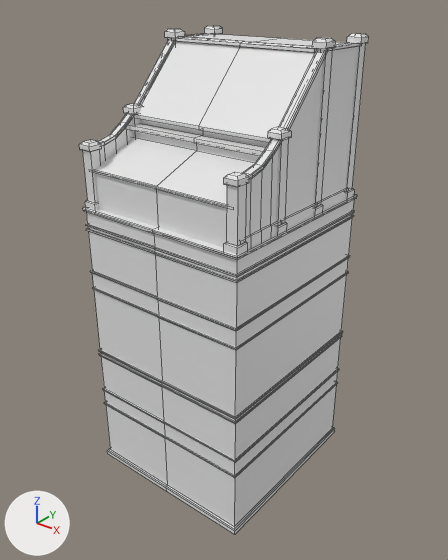
An edit to the Blender file Thalos/Assets/Meshes/Environment/Houses/House_01.blend, drawn before and after from the same camera.
Camera for both pictures: a camera (50 mm lens) standing at (11.27, -14.07, 15.39) and looking at (0.09, -0.1, 6.73). Every picture has the same lights, and +X, +Y and +Z are marked at lower left. Mesh edges are drawn as thin lines.
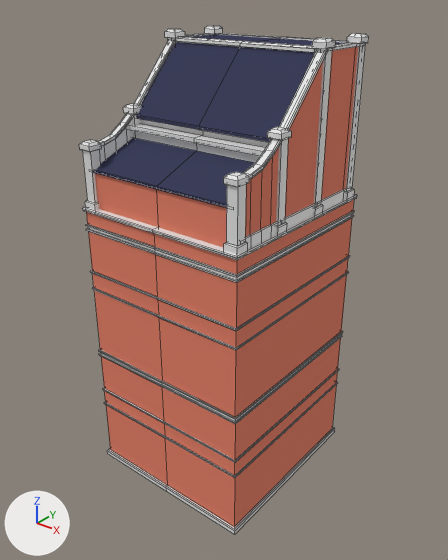
Pixel boxes (x1, y1, x2, y2) of what changed, in the pictures (448 x 560 px; the box of a moved part takes in the faces that stretch with it):
part 1 of me_cube_001, moved or reshaped
    both: (185, 33, 360, 209)
part 2 of me_cube_001, recoloured
    both: (86, 61, 354, 527)
part 3 of me_cube_001, recoloured (white to blue)
    both: (93, 34, 343, 208)

The change, as a list of edits to the scene's bpy script:
```text
Add mat_roof:
    mat_roof = diffuse_material('Roof')
    mat_roof.base_color = (0.0463, 0.05, 0.102)  # dark blue #3d3f5a
Add mat_brickwall:
    mat_brickwall = diffuse_material('Brickwall')
    mat_brickwall.base_color = (0.8, 0.231, 0.151)  # red #e7846c
Change me_cube_001:
    used by ob_cube; location = (0.0, 0.0, 0.0)
    remove me_cube_001.from_pydata(...)  # 492 vertices, 376 faces; spans x 0.0..2.89, y -3.08..3.08, z 0.0..14.01
    add me_cube_001.from_pydata(...)  # 508 vertices, 385 faces; spans x 0.0..2.89, y -3.08..3.08, z 0.0..14.01
    me_cube_001 part 1
    10 vertices are removed from x 2.48..2.75, y 0.86..2.66, z 9.26..13.79
    18 faces are deleted
    4 vertices in x 2.48..2.75, y 2.66, z 9.61..13.71 move by (0.0, -0.27, 0.0)
    3 vertices move from x 2.48..2.52, y 0.86..2.66, z 9.61..9.63 to x 0.0..2.76, y 2.82..2.85, z 9.61..9.63
    19 vertices are added at x 0.0..2.76, y 2.66..2.85, z 9.26..13.79
    7 new vertices lie (0.0, 1.53, 0.0) away from vertices in x 2.48..2.75, y 0.86, z 9.26..13.79
    25 new faces join them
    2 new faces join them, mat_brickwall (red #e7846c)
    me_cube_001 part 2: 29 faces spanning x 0.0..2.81, y -3.0..3.0, z 0.2..13.71 switch from no material to mat_brickwall (red #e7846c)
    me_cube_001 part 3: 6 faces spanning x 0.0..2.61, y -2.91..2.76, z 10.42..13.76 switch from no material to mat_roof (dark blue #3d3f5a)
```
